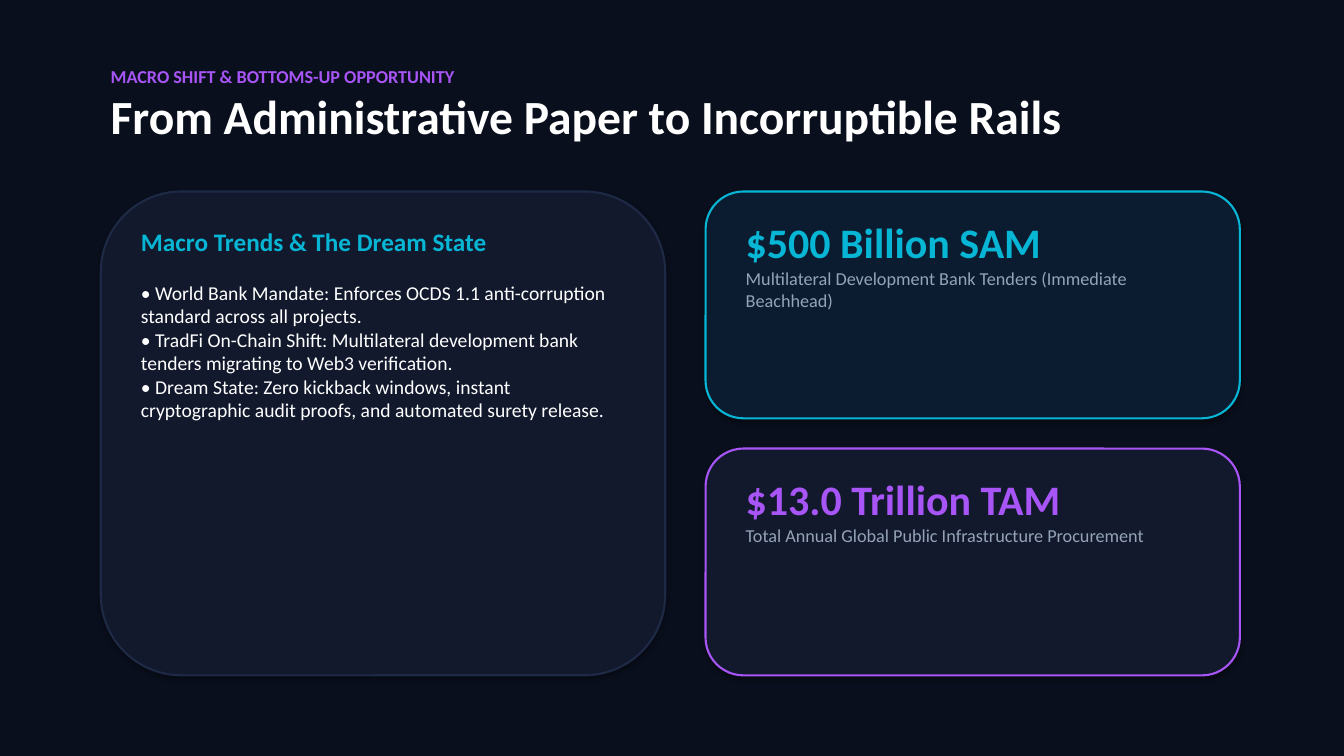
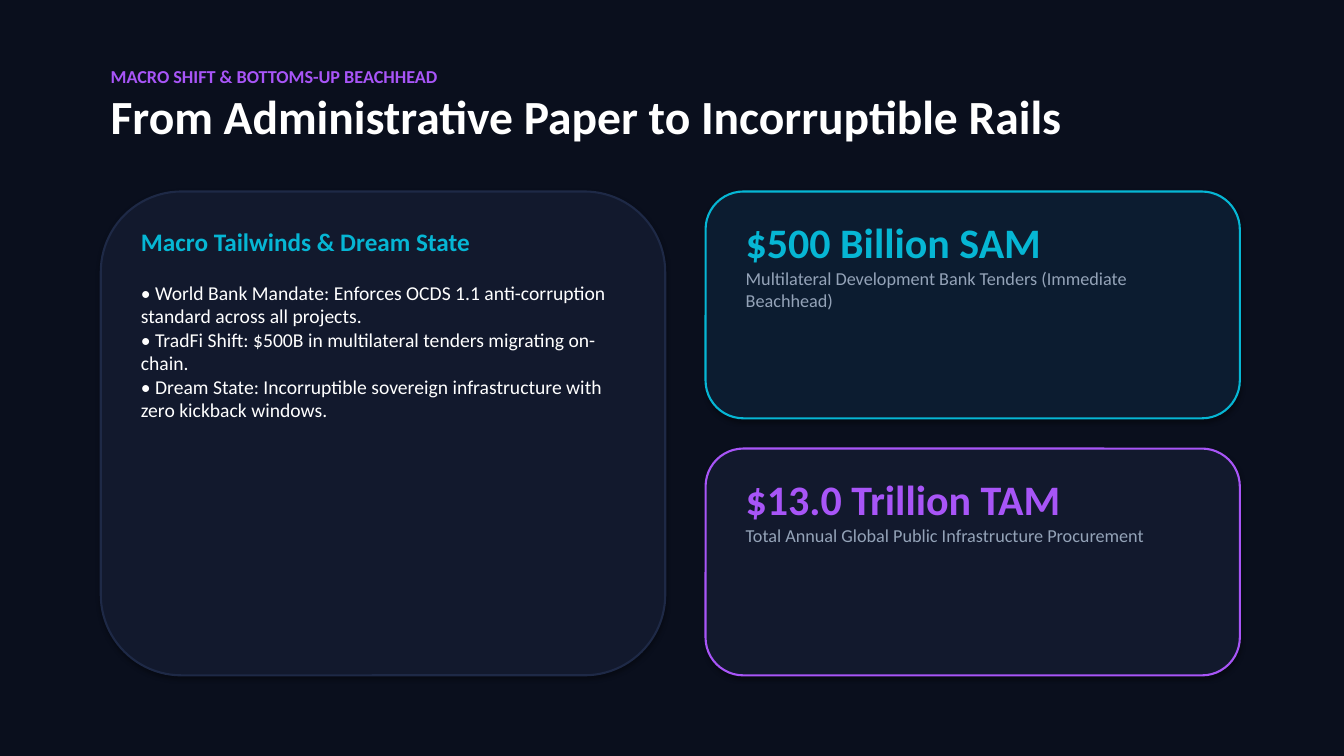
Before and after one commit to Ujjwal1396/BidTrace, a slide deck: slide 4 of BidTrace_Pitch_Deck_2Min.pptx. Drawn at 1344x756 pixels with LibreOffice and Linux fonts; fonts in the diff are those of the drawing. Boxes give left, top, right and bottom in pixels: in the first picture for what was removed or moved away, otherwise in the second. Text is boxed around its words. In the diff, an @@ line names an element or a change of style, - is before the commit and + after.

```diff
--- a/BidTrace_Pitch_Deck_2Min.pptx
+++ b/BidTrace_Pitch_Deck_2Min.pptx
@@ text at box(111, 71, 437, 83): text changed @@
-MACRO SHIFT & BOTTOMS-UP OPPORTUNITY
+MACRO SHIFT & BOTTOMS-UP BEACHHEAD
@@ text at box(141, 233, 605, 417): text changed @@
-Macro Trends & The Dream State
-• World Bank Mandate: Enforces OCDS 1.1 anti-corruption standard across all projects.
-• TradFi On-Chain Shift: Multilateral development bank tenders migrating to Web3 verification.
-• Dream State: Zero kickback windows, instant cryptographic audit proofs, and automated surety release.
+Macro Tailwinds & Dream State
+• World Bank Mandate: Enforces OCDS 1.1 anti-corruption standard across all projects.
+• TradFi Shift: $500B in multilateral tenders migrating on-chain.
+• Dream State: Incorruptible sovereign infrastructure with zero kickback windows.
```
Also in this commit, not shown: 5 other slides changed, 4 other files.
